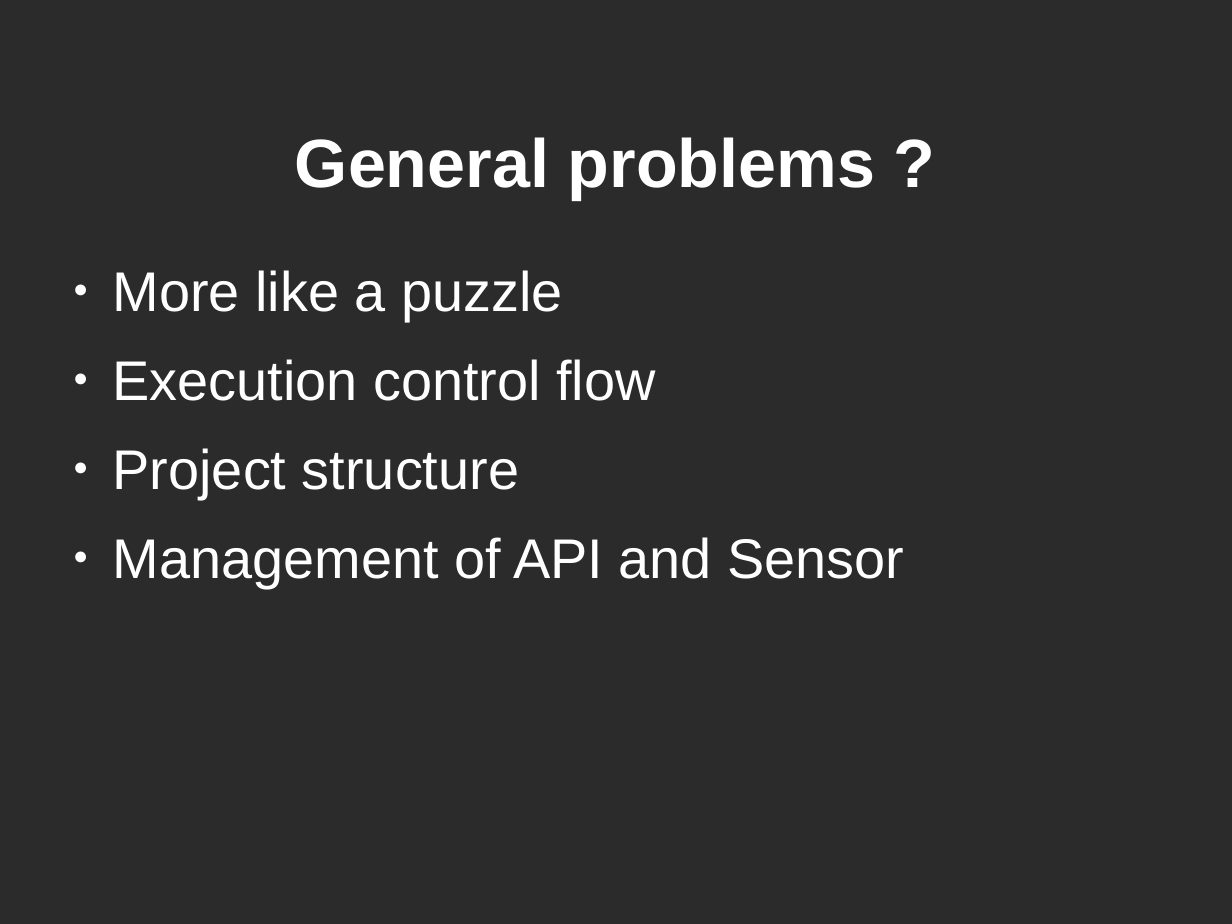
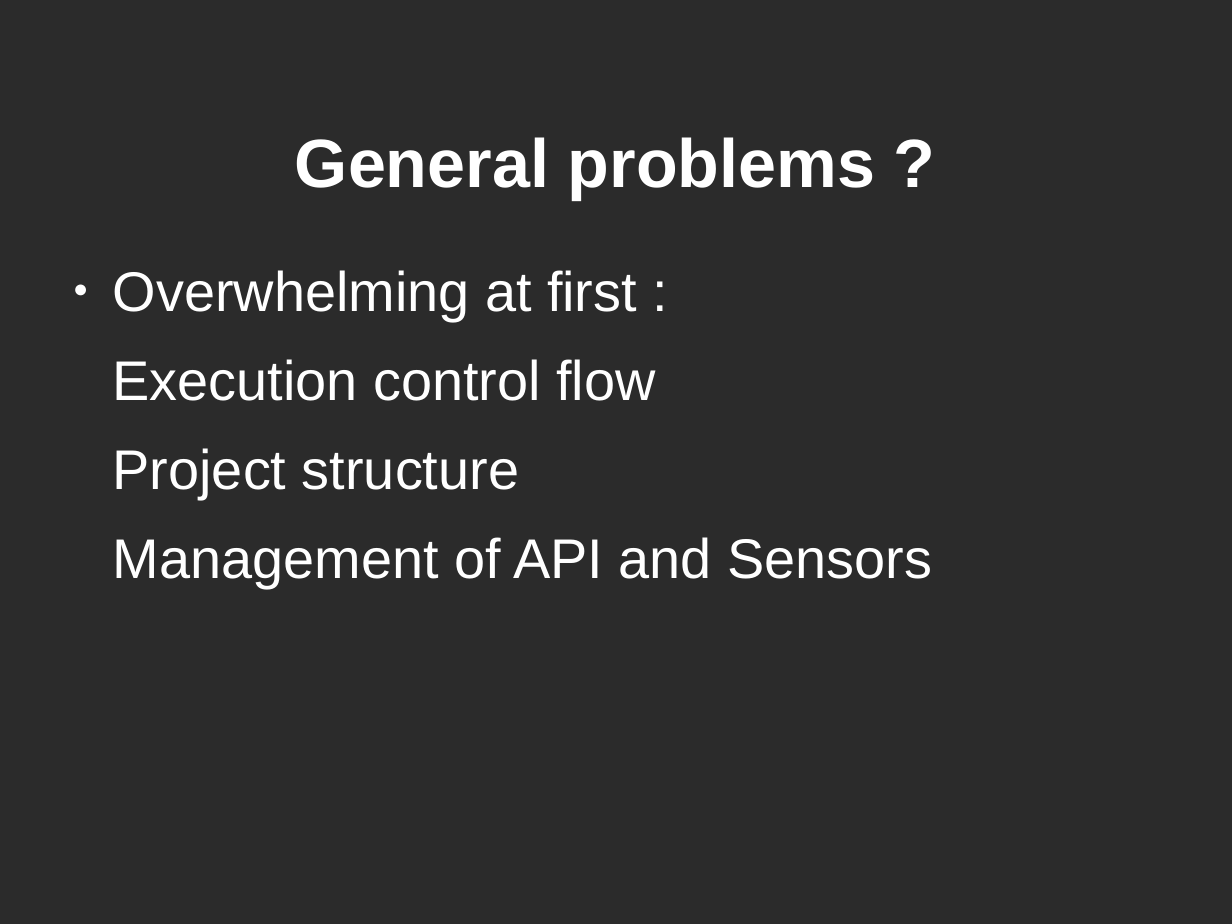
Before and after one commit to dducry/POI, a slide deck: slide 4 of presentationProjetSMS.odp. Drawn at 1232x924 pixels with LibreOffice and Linux fonts; fonts in the diff are those of the drawing; background and template pictures are left out; a plain dark background stands for a picture behind light text. Boxes give left, top, right and bottom in pixels: in the first picture for what was removed or moved away, otherwise in the second. Text is boxed around its words. In the diff, an @@ line names an element or a change of style, - is before the commit and + after.

```diff
--- a/presentationProjetSMS.odp
+++ b/presentationProjetSMS.odp
@@ text at [113, 270, 637, 321]: text changed @@
-● More like a puzzle
+● Overwhelming at first :
@@ text at [113, 537, 932, 588]: text changed @@
-● Management of API and Sensor
+Management of API and Sensors
```
Also in this commit, not shown: 2 other slides changed, 2 slides added.
